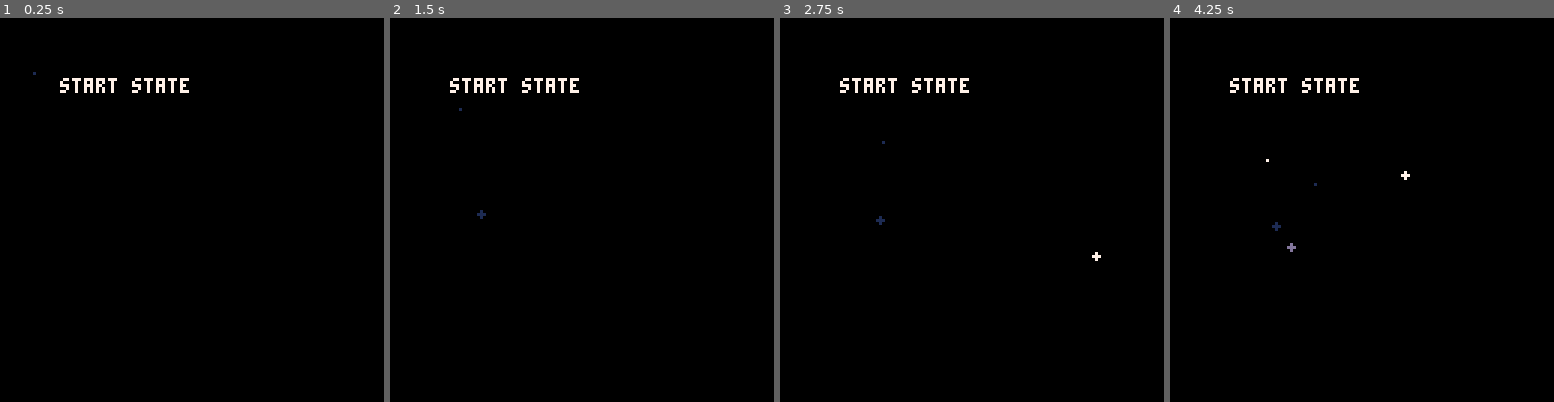
Above: before the commit, frames 1-4 (left to right).
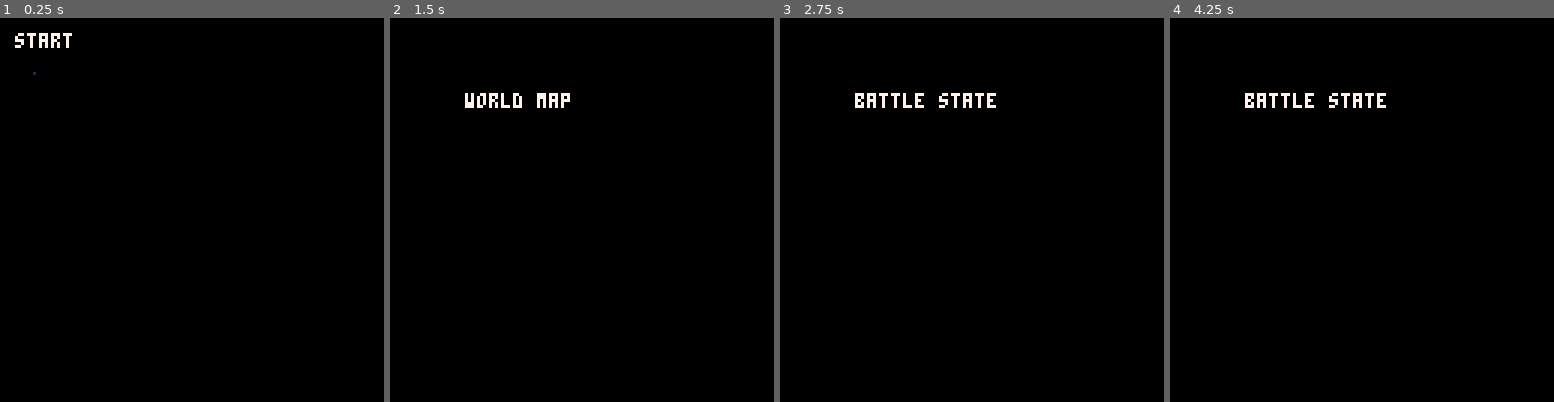
Above: after the commit, the same moments.

Repository: Joenheim/ff
Game: PICO-8 cartridge ff.p8
Same seed, same stepped clock (60 frames per second), same inputs: the game is played once before the commit and once after it.
Inputs:
- Up to frame 1 (0.25 s): no input
- Up to frame 2 (1.5 s): tap X (X key) at 0.33, 1.07 s; tap O (Z key) at 0.7 s
- Up to frame 3 (2.75 s): hold Right 1.6-2.1 s; tap O (Z key) at 1.7, 2.1, 2.5 s; tap X (X key) at 1.85 s; hold Up 2.15-2.42 s; hold Right from 2.47 s (still down)
- Up to frame 4 (4.25 s): tap O (Z key) every 0.4 s from 2.9 to 4.1 s; tap X (X key) at 2.97, 4.08 s; release Right at 3.03 s; hold Left 3.08-3.58 s; hold Down 3.63-3.97 s; hold Right from 4.02 s (still down)

The runs differ from the first frame. In frame 1, 0.8% of the frame differs, in the area x 3-50%, y 3-20%; in frame 2, 1.1%; in frame 3, 1.2%; in frame 4, 1.3%, in the area x 15-63%, y 15-61%.

Commit message:
swapped state logic out of _ENV

Diff:
--- a/src/ff.lua
+++ b/src/ff.lua
@@ -16,15 +16,91 @@
 
 start_state = game_state:new({
 
+    update = function()
+        blizzard:update()
+        if btnp(4) then
+            current_state = worldmap_state:new()
+        end
+
+    end,
+
+
+    draw = function()
+        blizzard:draw()
+        print("start", 5, 5, 7)
+
+    end
+
+
+})
+
+worldmap_state = game_state:new({
+
+   update = function()
+        if btnp(4) then
+            current_state = battle_state:new()
+        end
+    end,
+
+    draw = function()
+        cls()
+        print("world map", 25, 25, 7)
+    end
+
+
+})
+
+
+battle_state = game_state:new({
+
+    update = function()
+        if btnp(4) then
+            current_state = worldmap_state:new()
+        end
+    end,
+
+    draw = function()
+        cls()
+        print("battle state", 25, 25, 7)
+    end
+
+
+})
+
+character = class:new({
+    name = "Hero",
+    hp = 100,
+    mp = 100,
+    attack = 10,
+    defense = 5,
+    x = 64,
+    y = 64,
+    speed = 1,
+
     update = function(_ENV)
-        blizzard:update()
-    end,
-
+        if btnp(0) then
+            x -= speed
+        elseif btnp(1) then
+            x += speed
+        elseif btnp(2) then
+            y -= speed
+        elseif btnp(3) then
+            y += speed
+        elseif btnp(4) then
+            x += 10
+        elseif btnp(5) then
+            y+= 10
+        end
+    end,
 
     draw = function(_ENV)
-        blizzard:draw()
-    print("start state", 20, 20, 7)
-    end
+        circfill(x, y, 5, 8)
+    end
+
+
+
+
+
 })
 
 snowflake = class:new({
@@ -106,9 +182,9 @@
 })
 
 function initial_variables()
-    current_state = start_state:new()
+    current_state = start_state:new() -- global variable, don't bother with _ENV for state switching
     blizzard_instance = blizzard:new()
-    blizzard_instance:create(50)
+    blizzard_instance:create(100)
 end
 
 function _init()
